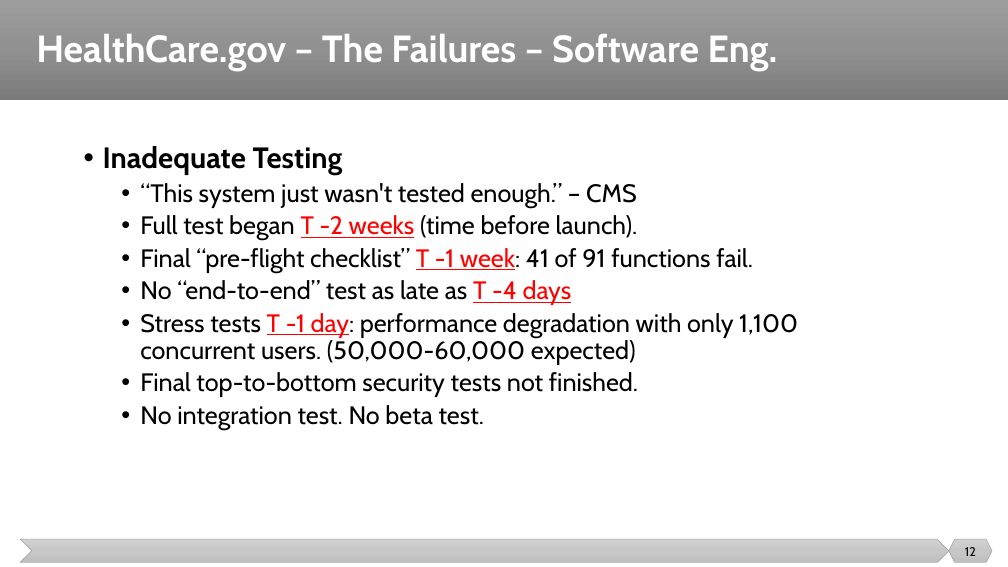
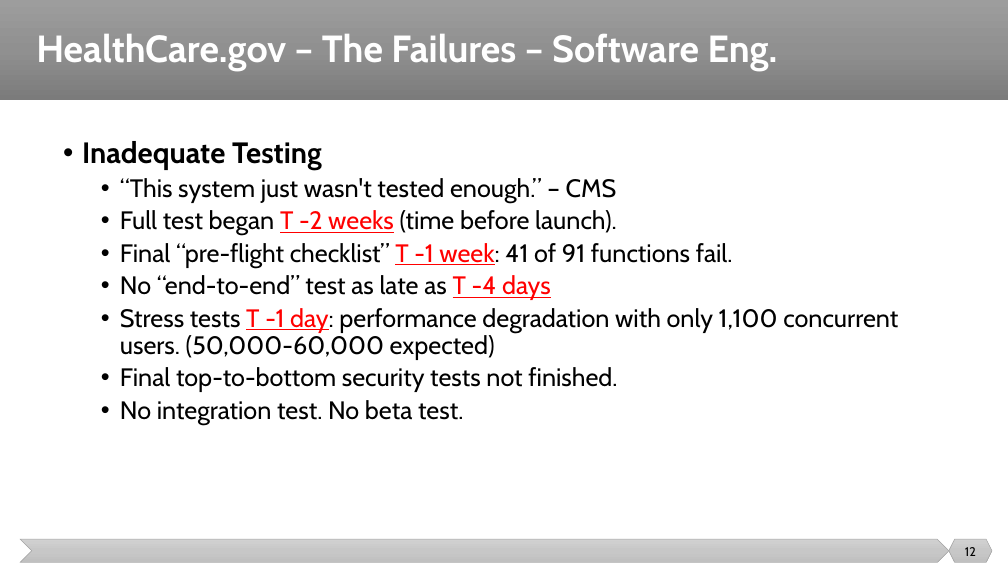
Before and after one commit to malenezi/malenezi, a slide deck: slide 12 of SE401/Lectures/2-Software Quality/Software Quality.pptx. Drawn at 1008x567 pixels with LibreOffice and Linux fonts; fonts in the diff are those of the drawing. Boxes give left, top, right and bottom in pixels: in the first picture for what was removed or moved away, otherwise in the second. Text is boxed around its words. In the diff, an @@ line names an element or a change of style, - is before the commit and + after.

```diff
--- a/SE401/Lectures/2-Software Quality/Software Quality.pptx
+++ b/SE401/Lectures/2-Software Quality/Software Quality.pptx
@@ text "Inadequate Testing" rewrapped from (x1=103, y1=146, x2=798, y2=430) to (x1=82, y1=141, x2=898, y2=425) @@
```
Also in this commit, not shown: 5 other slides changed.
